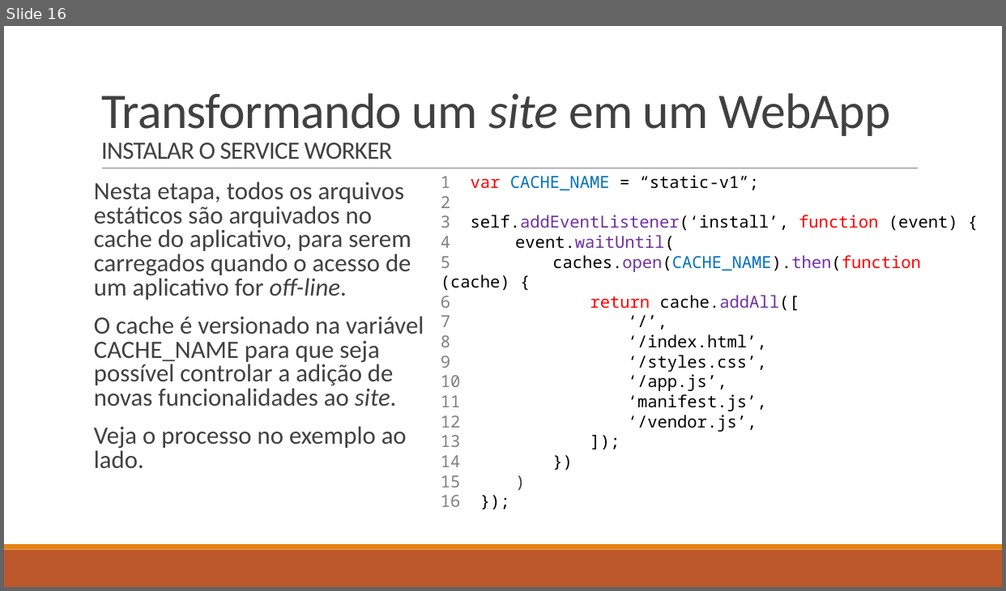
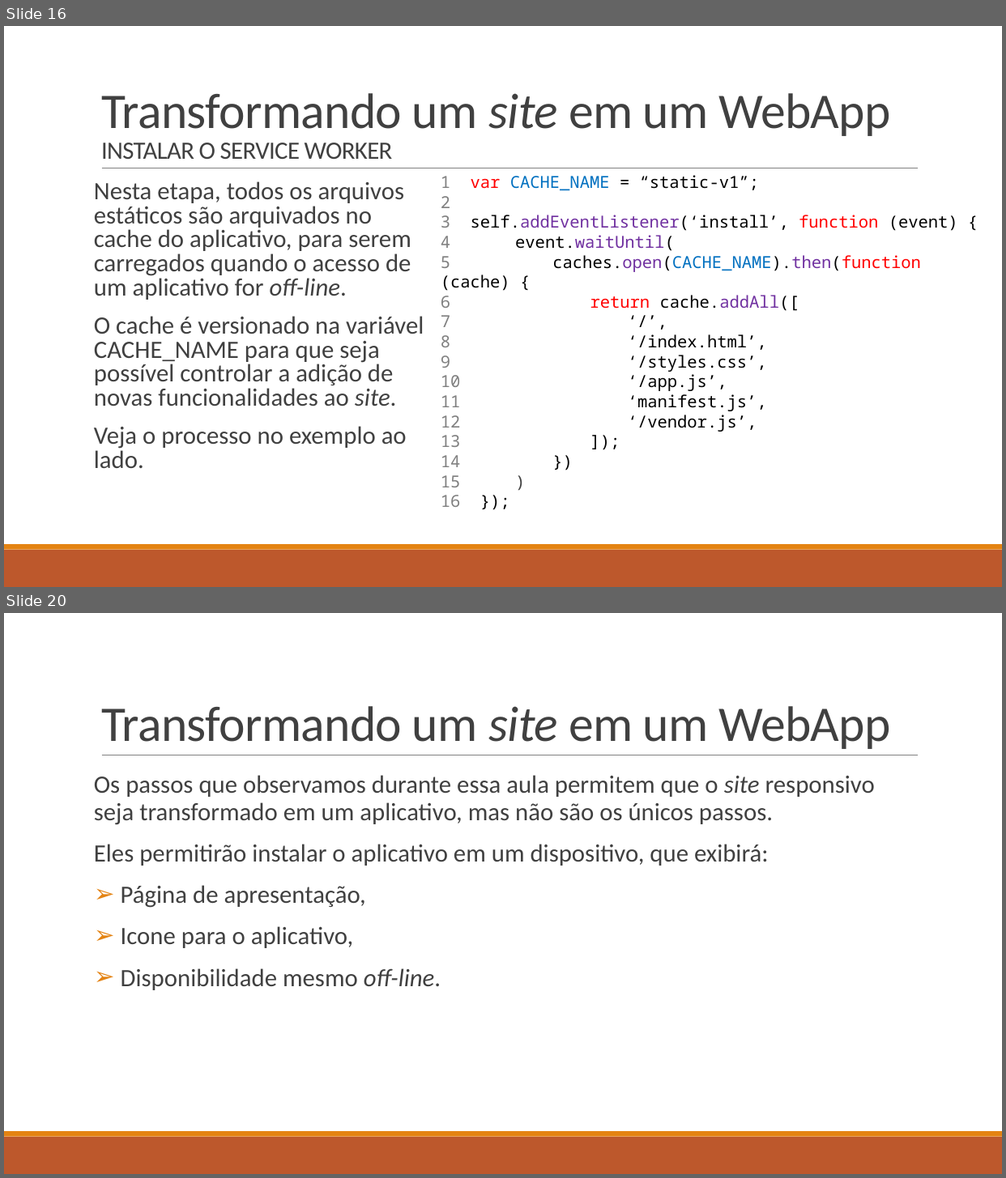
Before and after one commit to LucasHerculanoAmaro/Minhas-Aulas, a slide deck: Eugenio Mariz de Oliveira Netto/Programação de Aplicativos Mobile II/Aula 5/WebApps.pptx. Shown one above the other, each under a label of ours: slide 16 before the commit, slides 16 and 20 after it; the slides between them are not shown. The pictures are 1006x591 and 1006x1178 pixels, drawn with LibreOffice and Linux fonts; fonts in the diff are those of the drawing. Boxes give left, top, right and bottom in pixels: in the first picture for what was removed or moved away, otherwise in the second. Text is boxed around its words. In the diff, an @@ line names an element or a change of style, - is before the commit and + after.

Commit message:
Atualizando aula 5 de dispositivos móveis e adicionando questionário

```diff
--- a/Eugenio Mariz de Oliveira Netto/Programação de Aplicativos Mobile II/Aula 5/WebApps.pptx
+++ b/Eugenio Mariz de Oliveira Netto/Programação de Aplicativos Mobile II/Aula 5/WebApps.pptx
@@ slide 20 added at (4, 613, 1002, 1174), background #FFFFFF; not listed: 3 template elements that a slide beside it also shows @@
@@ title added at (101, 706, 891, 749), 48 pt, text #404040 @@
+Transformando um site em um WebApp
@@ text added at (94, 775, 875, 990), 24 pt, text #404040 @@
+Os passos que observamos durante essa aula permitem que o site responsivo seja transformado em um aplicativo, mas não são os únicos passos.
+Eles permitirão instalar o aplicativo em um dispositivo, que exibirá:
+➢ Página de apresentação,
+➢ Icone para o aplicativo,
+➢ Disponibilidade mesmo off-line.
```
Also in this commit, not shown: 5 other slides added, 2 other files.
